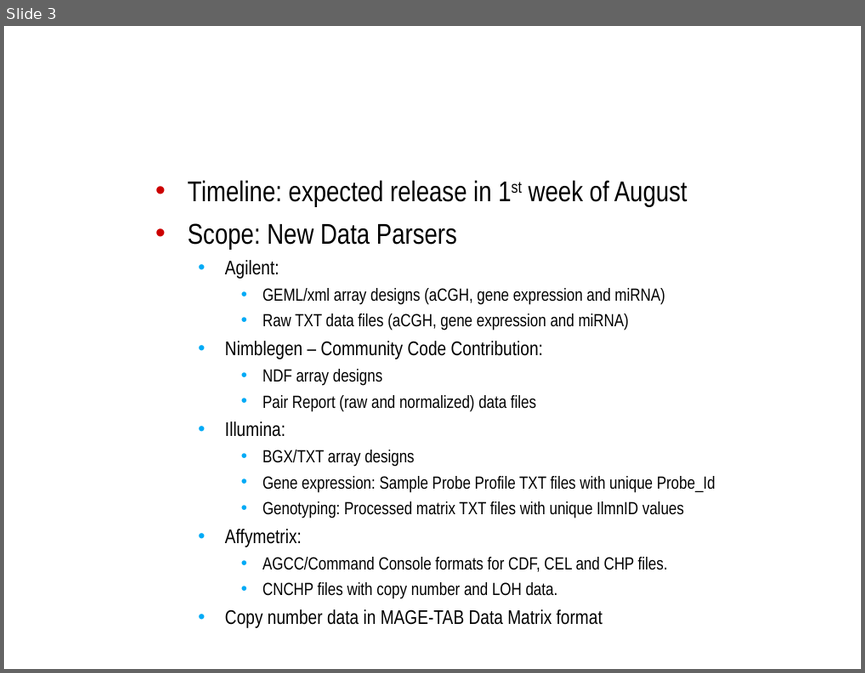
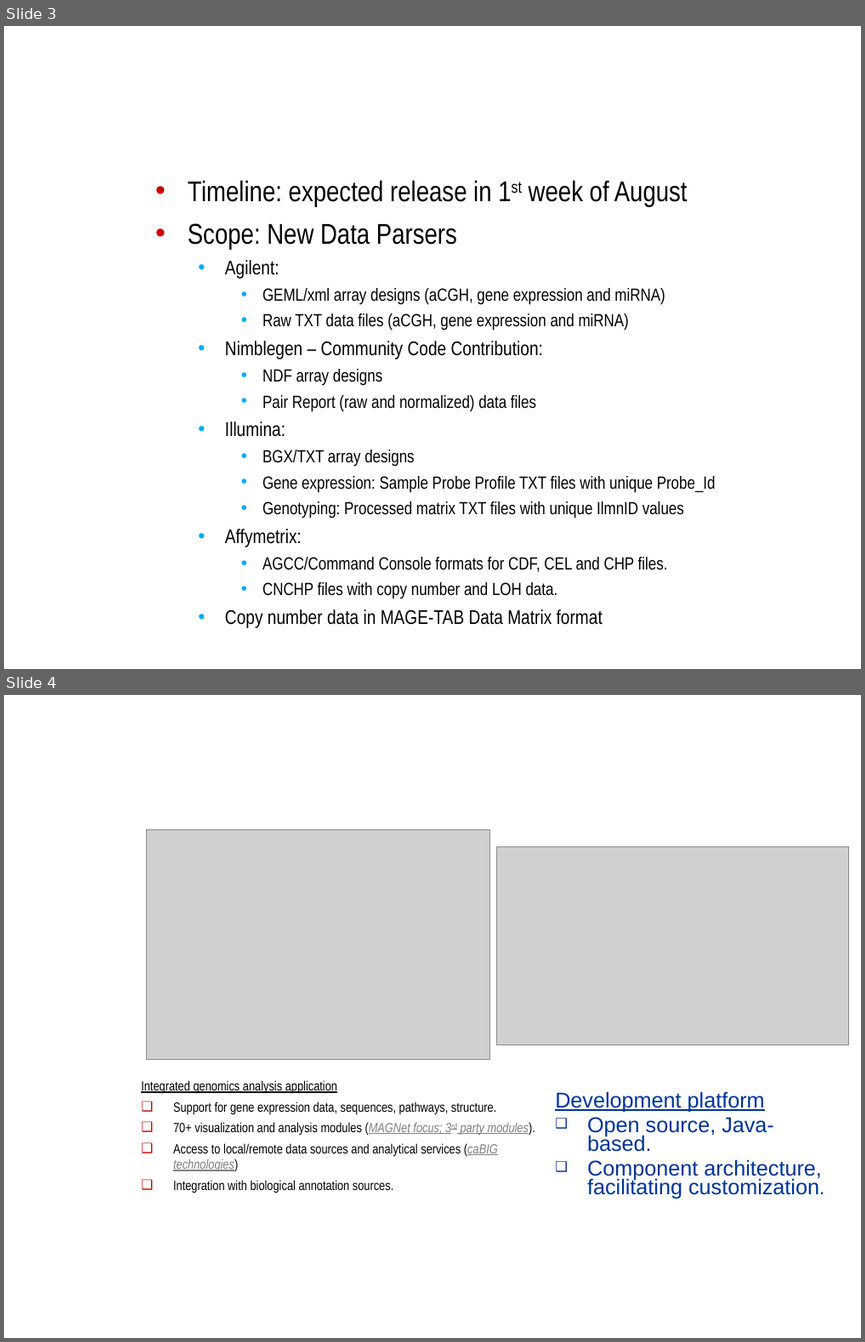
Before and after one commit to NCIP/caarray-docs, a slide deck: project_management/open_meetings/caArray User Community Meeting 2010.06.02.ppt. Shown one above the other, each under a label of ours: slide 3 before the commit, slides 3 and 4 after it. The pictures are 865x673 and 865x1342 pixels, drawn with LibreOffice and Linux fonts; fonts in the diff are those of the drawing; grey boxes stand for pictures; background and template pictures are left out. Boxes give left, top, right and bottom in pixels: in the first picture for what was removed or moved away, otherwise in the second. Text is boxed around its words. In the diff, an @@ line names an element or a change of style, - is before the commit and + after.

```diff
--- a/project_management/open_meetings/caArray User Community Meeting 2010.06.02.ppt
+++ b/project_management/open_meetings/caArray User Community Meeting 2010.06.02.ppt
@@ slide 4 added at <box>4,695,861,1338</box>, background picture (left out) @@
@@ text added at <box>154,695,846,823</box>, 32 pt, text #FFFFFF, bold @@
+geWorkbench
@@ picture added at <box>147,829,490,1059</box> @@
@@ picture added at <box>497,846,849,1044</box> @@
@@ text added at <box>141,1080,535,1193</box>, 11.2 pt, text #000000 @@
+Integrated genomics analysis application
+❑ Support for gene expression data, sequences, pathways, structure.
+❑ 70+ visualization and analysis modules (MAGNet focus; 3rd party modules).
+❑ Access to local/remote data sources and analytical services (caBIG technologies)
+❑ Integration with biological annotation sources.
@@ text added at <box>555,1091,822,1199</box>, 18 pt, text #003399 @@
+Development platform
+❑ Open source, Java-based.
+❑ Component architecture, facilitating customization.
```
Also in this commit, not shown: 6 other slides added, 1 slide removed.
